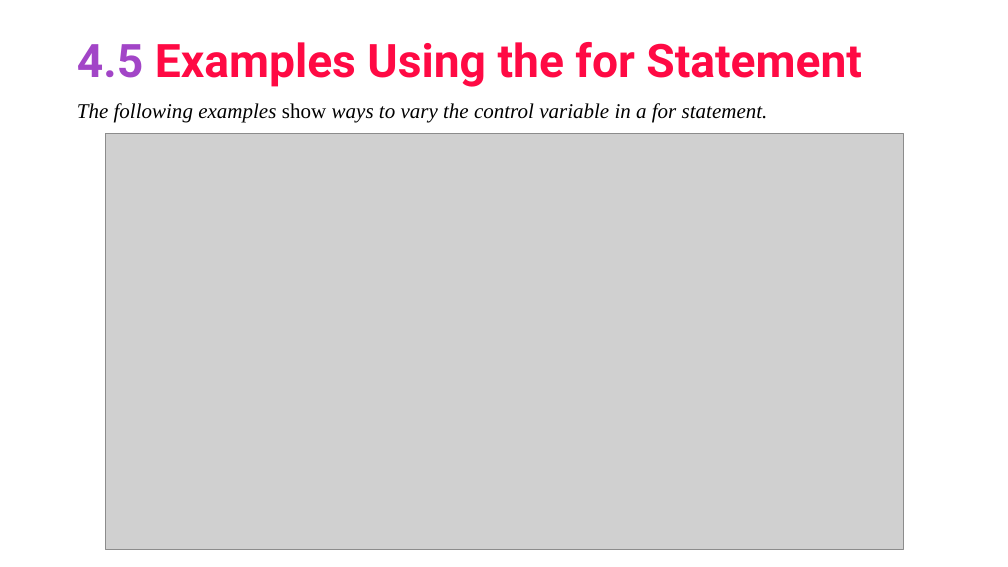
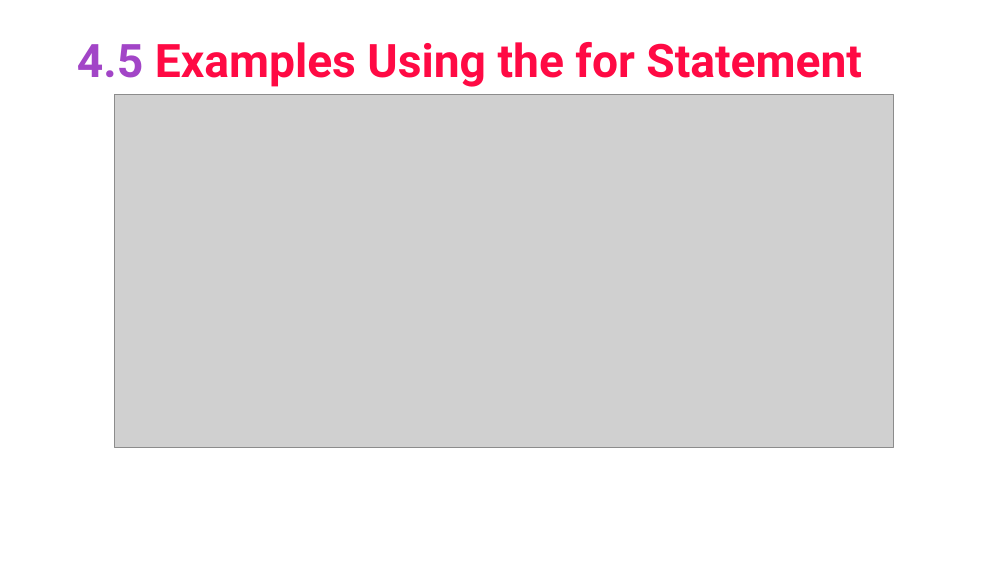
Before and after one commit to asimriaz/FOP, a slide deck: slide 22 of Chapter 4.pptx. Drawn at 1008x567 pixels with LibreOffice and Linux fonts; fonts in the diff are those of the drawing; grey boxes stand for pictures. Boxes give left, top, right and bottom in pixels: in the first picture for what was removed or moved away, otherwise in the second. Text is boxed around its words. In the diff, an @@ line names an element or a change of style, - is before the commit and + after.

```diff
--- a/Chapter 4.pptx
+++ b/Chapter 4.pptx
@@ text removed at [77, 103, 768, 123] @@
-The following examples show ways to vary the control variable in a for statement.
@@ picture: place and size @@
-picture at [105, 134, 904, 550]
+picture at [115, 95, 893, 448]
```
Also in this commit, not shown: 5 other slides changed, 7 slides added.
